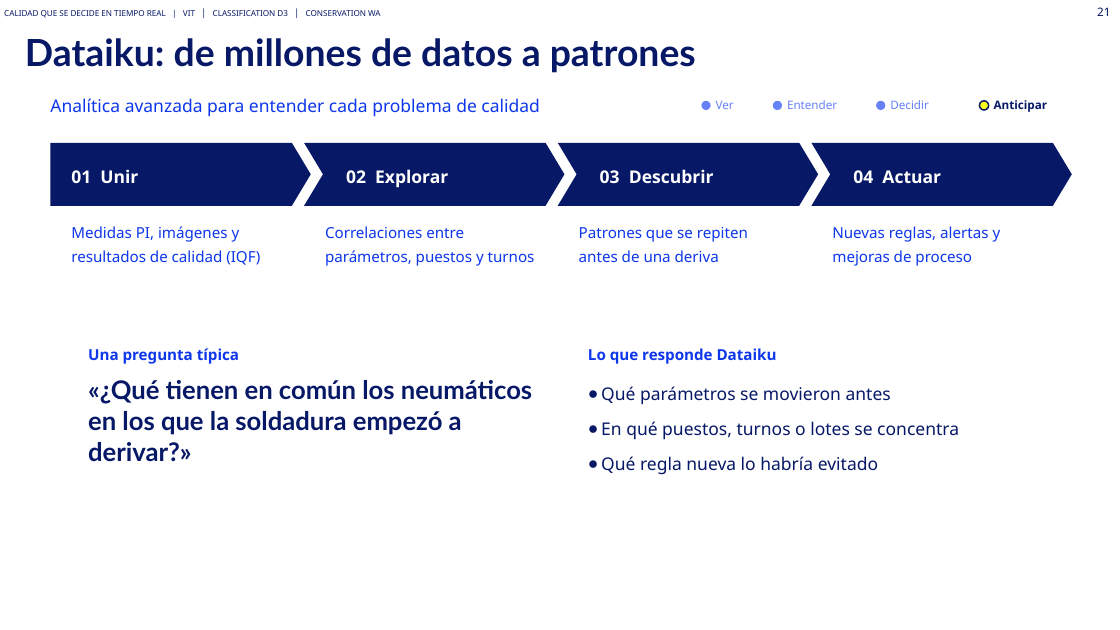
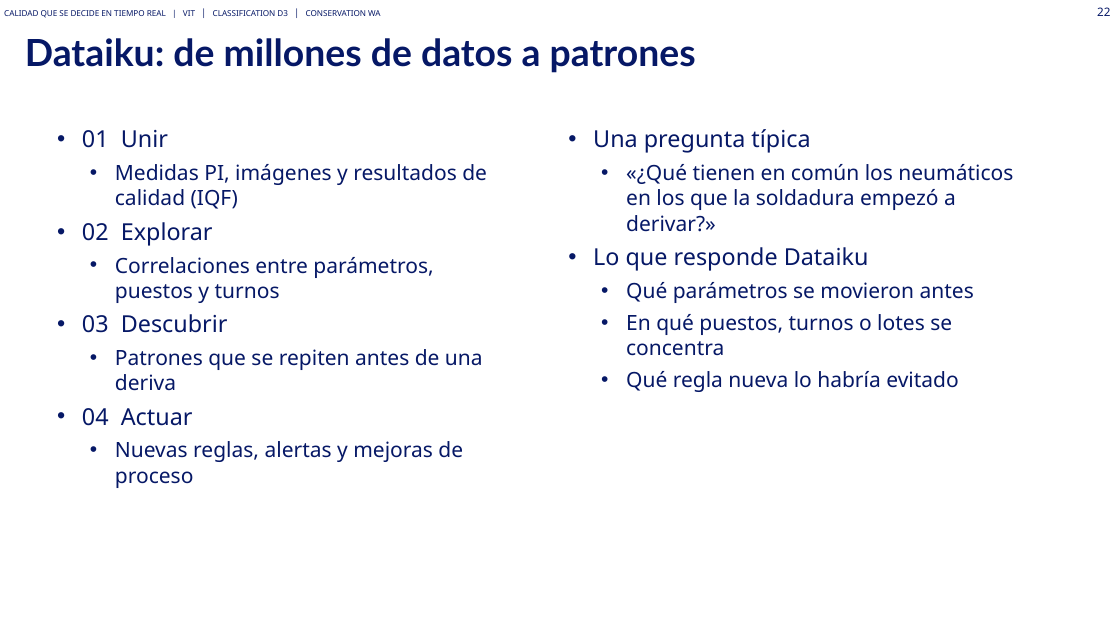
Before and after one commit to Asierenux/blank-app, a slide deck: slide 22 of presentaciones/Michelin_Hyundai_Fabricacion_Digital_ES_plantilla2026.pptx (slide 21 before the commit). Drawn at 1120x630 pixels with LibreOffice and Linux fonts; fonts in the diff are those of the drawing; background and template pictures are left out. Boxes give left, top, right and bottom in pixels: in the first picture for what was removed or moved away, otherwise in the second. Text is boxed around its words. In the diff, an @@ line names an element or a change of style, - is before the commit and + after.

```diff
--- a/presentaciones/Michelin_Hyundai_Fabricacion_Digital_ES_plantilla2026.pptx
+++ b/presentaciones/Michelin_Hyundai_Fabricacion_Digital_ES_plantilla2026.pptx
@@ page number at box(1097, 7, 1110, 16): text changed @@
-21
+22
@@ text removed at box(50, 98, 540, 117) @@
-Analítica avanzada para entender cada problema de calidad
@@ ellipse removed at box(702, 101, 711, 110) @@
@@ text removed at box(716, 101, 734, 109) @@
-Ver
@@ ellipse removed at box(773, 101, 782, 110) @@
@@ text removed at box(787, 100, 837, 109) @@
-Entender
@@ ellipse removed at box(876, 101, 886, 110) @@
@@ text removed at box(890, 100, 929, 109) @@
-Decidir
@@ ellipse removed at box(980, 101, 989, 110) @@
@@ text removed at box(994, 100, 1047, 112) @@
-Anticipar
@@ pentagon arrow removed at box(50, 143, 311, 206) @@
@@ text added at box(82, 130, 487, 488), 18 pt, text #061866 @@
+• 01 Unir
+  • Medidas PI, imágenes y resultados de calidad (IQF)
+• 02 Explorar
+  • Correlaciones entre parámetros, puestos y turnos
+• 03 Descubrir
+  • Patrones que se repiten antes de una deriva
+• 04 Actuar
+  • Nuevas reglas, alertas y mejoras de proceso
@@ chevron removed at box(304, 143, 565, 206) @@
@@ chevron removed at box(558, 143, 818, 206) @@
@@ text added at box(593, 129, 1013, 392), 18 pt, text #061866 @@
+• Una pregunta típica
+  • «¿Qué tienen en común los neumáticos en los que la soldadura empezó a derivar?»
+• Lo que responde Dataiku
+  • Qué parámetros se movieron antes
+  • En qué puestos, turnos o lotes se concentra
+  • Qué regla nueva lo habría evitado
@@ chevron removed at box(812, 143, 1072, 206) @@
@@ text removed at box(71, 169, 138, 183) @@
-01 Unir
@@ text removed at box(346, 169, 448, 188) @@
-02 Explorar
@@ text removed at box(600, 169, 714, 183) @@
-03 Descubrir
@@ text removed at box(853, 170, 941, 183) @@
-04 Actuar
@@ text removed at box(71, 226, 260, 265) @@
-Medidas PI, imágenes y resultados de calidad (IQF)
@@ text removed at box(325, 226, 535, 266) @@
-Correlaciones entre parámetros, puestos y turnos
@@ text removed at box(579, 227, 748, 262) @@
-Patrones que se repiten antes de una deriva
@@ text removed at box(832, 226, 1001, 266) @@
-Nuevas reglas, alertas y mejoras de proceso
@@ rounded rectangle removed at box(50, 315, 1070, 571) @@
@@ text removed at box(88, 348, 239, 364) @@
-Una pregunta típica
@@ text removed at box(588, 348, 777, 364) @@
-Lo que responde Dataiku
@@ text removed at box(88, 380, 532, 462) @@
-«¿Qué tienen en común los neumáticos en los que la soldadura empezó a derivar?»
@@ text removed at box(601, 386, 959, 475) @@
-● Qué parámetros se movieron antes
-● En qué puestos, turnos o lotes se concentra
-● Qué regla nueva lo habría evitado
```
Also in this commit, not shown: 23 other slides changed, 2 slides added, 2 slides removed, 1 other file.
